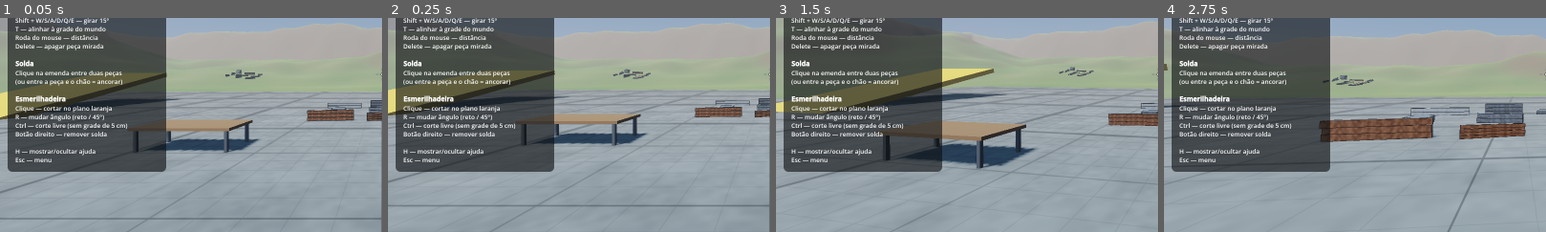
Above: before the commit, frames 1-4 (left to right).
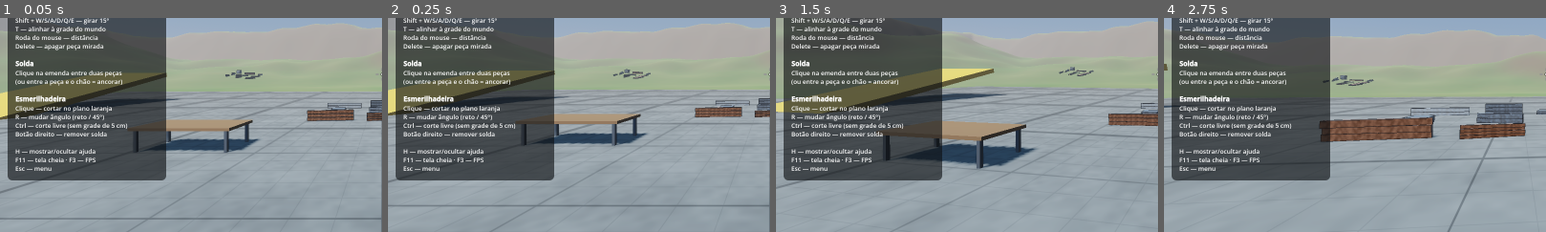
Above: after the commit, the same moments.

Repository: NynaUwU/Metalworks-JunkContructionSimulator
Game: Godot game, scene res://scenes/main.tscn
Two runs of this game, one before a commit and one after it. Both use one fixed random seed, a clock stepped at 60 frames per second and the inputs below.
Inputs (mouse positions are % of the whole screen's width and height, from its top left):
- Up to frame 1 (0.05 s): no input
- Up to frame 2 (0.25 s): no input
- Up to frame 3 (1.5 s): move the mouse to (55, 49) at 0.52 s; hold T (align) 0.53-1.28 s; hold W (move_forward) from 0.53 s (still down); click (55, 49) at 0.67 s; tap Space (jump) at 0.77 s; move the mouse to (45, 50) at 1.27 s; tap Delete (delete_part) at 1.35 s
- Up to frame 4 (2.75 s): keep holding W (move_forward); tap Space (jump) at 1.52 s; move the mouse to (52, 48) at 2.02 s; hold Ctrl (free_cut) from 2.03 s (still down)
The pictures show only the part of the screen within x 0-50%, y 37-87%; the shares and areas given below are measured in that part.

The runs differ from the first frame. In frame 1, 2.0% of the frame differs, in the area x 2-44%, y 65-76%; in frame 2, 2.0%; in frame 3, 2.0%; in frame 4, 2.0%.

Commit message:
Janela maximizada e F11 para tela cheia
Co-Authored-By: Claude Opus 5.5 <noreply@anthropic.com>
Claude-Session: https://claude.ai/code/session_013WuJvTxmUKU4cj9tEXyiT5

Diff:
--- a/project.godot
+++ b/project.godot
@@ -26,6 +26,7 @@
 
 window/size/viewport_width=1600
 window/size/viewport_height=900
+window/size/mode=2
 window/vsync/vsync_mode=1
 
 [physics]
--- a/scripts/core/game_input.gd
+++ b/scripts/core/game_input.gd
@@ -22,6 +22,7 @@
 	"help": [KEY_H],
 	"pause": [KEY_ESCAPE],
 	"toggle_fps": [KEY_F3],
+	"fullscreen": [KEY_F11],
 }
 
 const MOUSE := {
--- a/scripts/ui/hud.gd
+++ b/scripts/ui/hud.gd
@@ -34,6 +34,7 @@
 Botão direito — remover solda
 
 H — mostrar/ocultar ajuda
+F11 — tela cheia · F3 — FPS
 Esc — menu"""
 
 var player: Player
@@ -273,6 +274,9 @@
 		_help_tip.visible = not _help.visible
 	elif event.is_action_pressed("toggle_fps"):
 		_fps.visible = not _fps.visible
+	elif event.is_action_pressed("fullscreen"):
+		var full := DisplayServer.window_get_mode() == DisplayServer.WINDOW_MODE_FULLSCREEN
+		DisplayServer.window_set_mode(DisplayServer.WINDOW_MODE_MAXIMIZED if full else DisplayServer.WINDOW_MODE_FULLSCREEN)
 	elif event.is_action_pressed("pause"):
 		if _pause.visible:
 			_resume()
